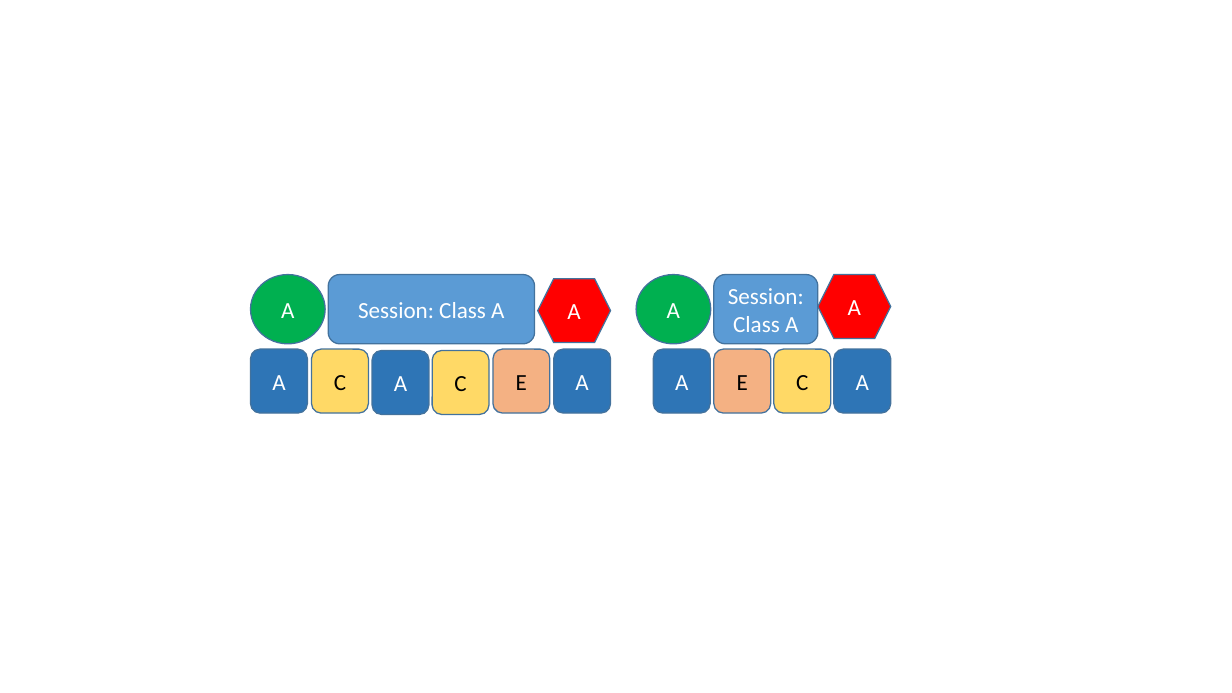
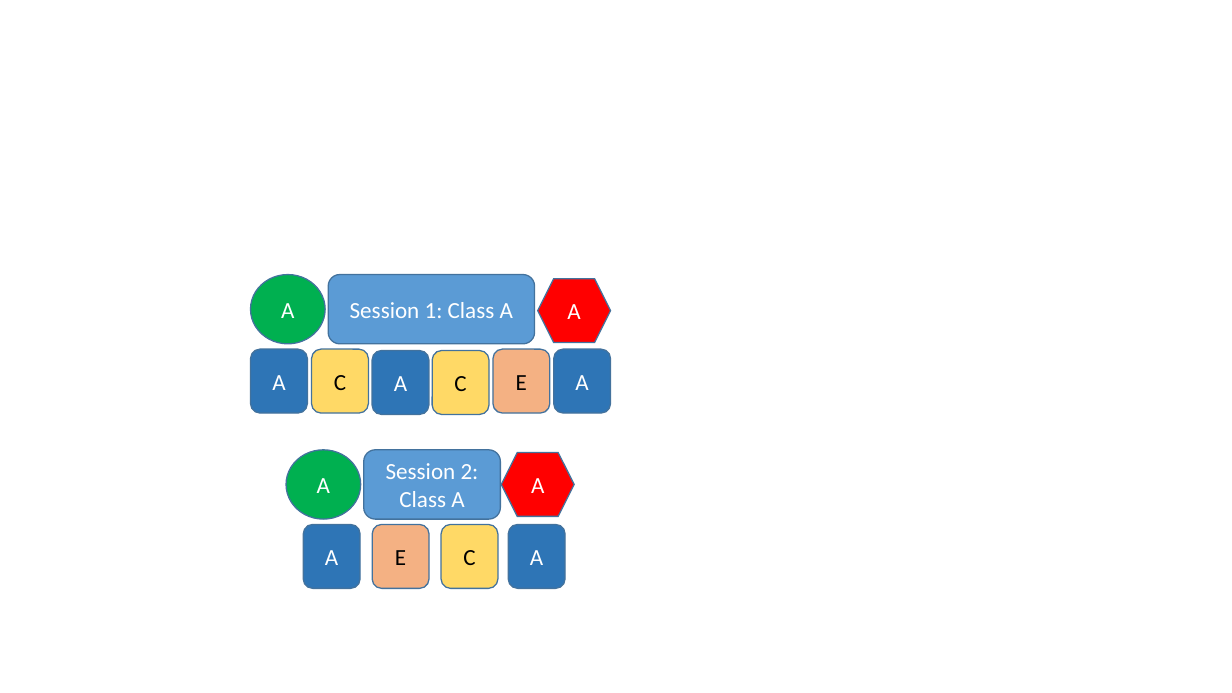
Before and after one commit to wbsnipes/QuantifyingTechDebt, a slide deck: slide 1 of Session Data Concept.pptx. Drawn at 1232x693 pixels with LibreOffice and Linux fonts; fonts in the diff are those of the drawing. Boxes give left, top, right and bottom in pixels: in the first picture for what was removed or moved away, otherwise in the second. Text is boxed around its words. In the diff, an @@ line names an element or a change of style, - is before the commit and + after.

```diff
--- a/Session Data Concept.pptx
+++ b/Session Data Concept.pptx
@@ text in rounded rectangle at (x1=350, y1=302, x2=513, y2=318): text changed @@
-Session: Class A
+Session 1: Class A
@@ ellipse "A" moved from (x1=636, y1=274, x2=711, y2=344) to (x1=287, y1=450, x2=361, y2=519) @@
@@ rounded rectangle "Session 2: Class A" resized from (x1=714, y1=274, x2=819, y2=344) to (x1=364, y1=450, x2=501, y2=519) @@
@@ text in rounded rectangle at (x1=386, y1=463, x2=479, y2=507): text changed @@
-Session: Class A
+Session 2: Class A
@@ hexagon "A" moved from (x1=818, y1=274, x2=891, y2=338) to (x1=502, y1=453, x2=575, y2=517) @@
@@ rounded rectangle "A" moved from (x1=653, y1=349, x2=711, y2=413) to (x1=303, y1=525, x2=360, y2=589) @@
@@ rounded rectangle "E" moved from (x1=714, y1=349, x2=772, y2=413) to (x1=372, y1=525, x2=430, y2=589) @@
@@ rounded rectangle "C" moved from (x1=775, y1=349, x2=832, y2=413) to (x1=441, y1=525, x2=498, y2=589) @@
@@ rounded rectangle "A" moved from (x1=834, y1=349, x2=891, y2=413) to (x1=508, y1=525, x2=566, y2=589) @@
```
Also in this commit, not shown: 12 other files.
